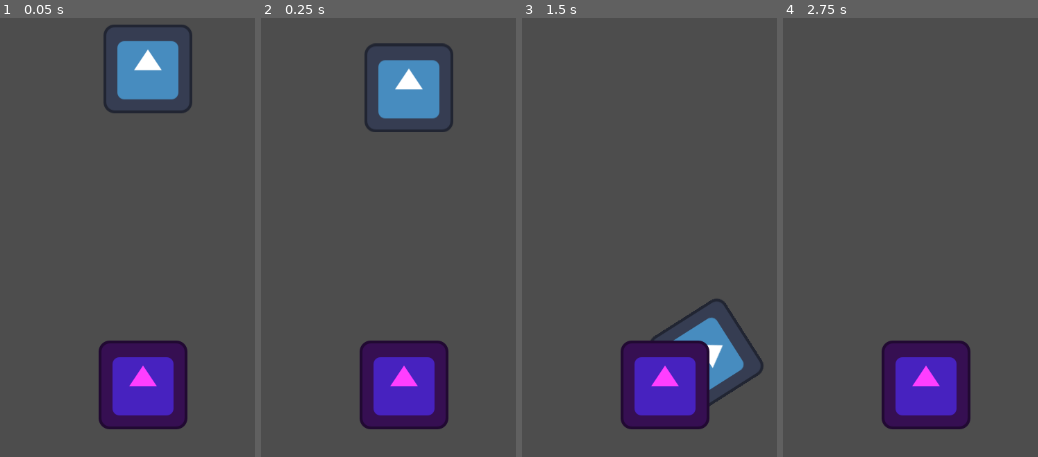
Above: before the commit, frames 1-4 (left to right).
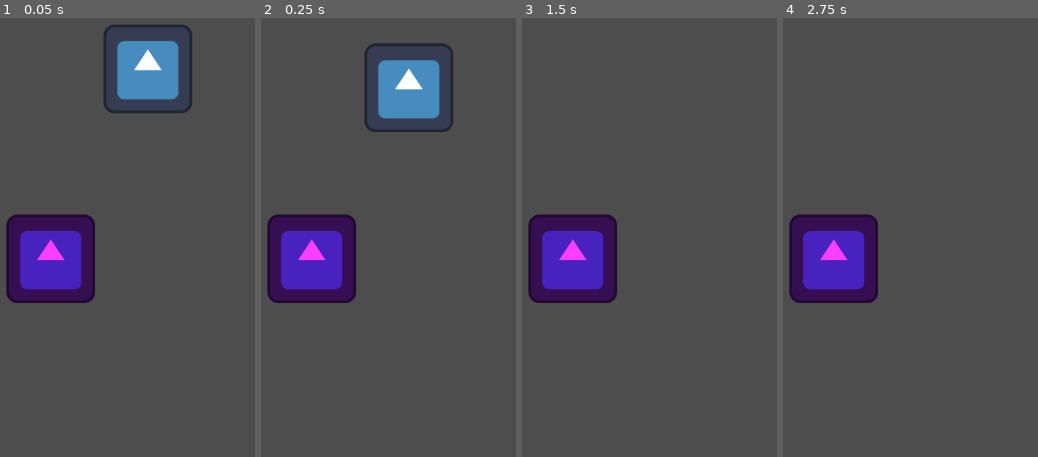
Above: after the commit, the same moments.

Repository: javierdkn/proyecto-de-juego
Game: Godot game, scene res://escena 1/juego_godot.tscn
The game is run twice, just before and just after one commit, with the same random seed, the same clock (stepped at 60 frames per second) and the same inputs. The engine's default icon, where the game draws it, is replaced by a stand-in: a white triangle on a blue panel in a dark square.
Inputs:
- Up to frame 1 (0.05 s): no input
- Up to frame 2 (0.25 s): no input
- Up to frame 3 (1.5 s): no input
- Up to frame 4 (2.75 s): no input

The runs differ from the first frame. In frame 1, 14% of the frame differs, in the area x 2-74%, y 44-94%; in frame 2, 14%; in frame 3, 16%, in the area x 2-95%, y 44-94%; in frame 4, 14%.

Commit message:
intento 5

Diff:
--- a/escena 1/juego_godot.tscn
+++ b/escena 1/juego_godot.tscn
@@ -23,7 +23,7 @@
 position = Vector2(-727, 453)
 
 [node name="StaticBody2D" type="StaticBody2D" parent="." unique_id=1948533997]
-position = Vector2(-723, 657)
+position = Vector2(-856, 475)
 
 [node name="Sprite2D" type="Sprite2D" parent="StaticBody2D" unique_id=986540859]
 modulate = Color(1, 0.24313726, 1, 1)
Not shown, removed: .editorconfig
Not shown, removed: .gitattributes
Not shown, removed: .gitignore
